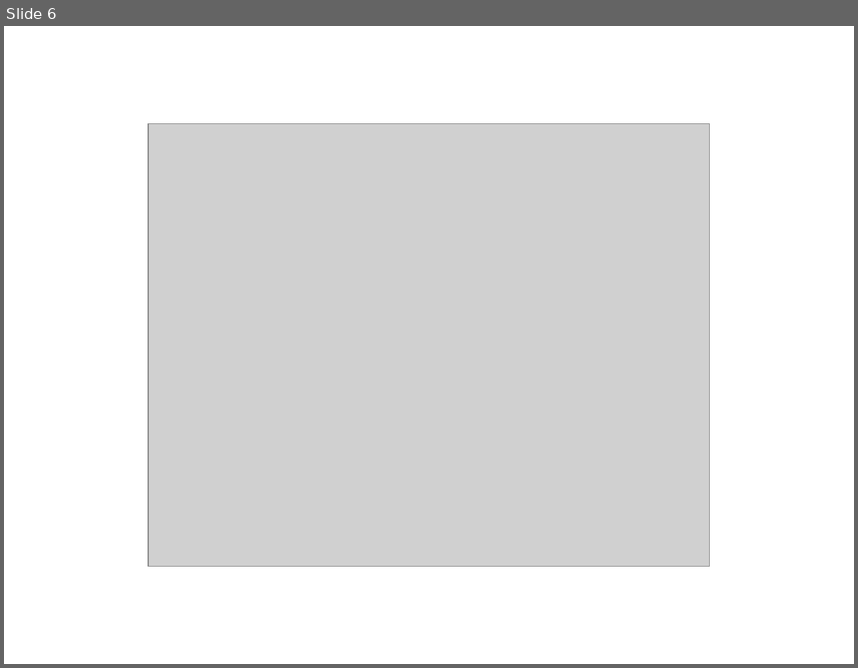
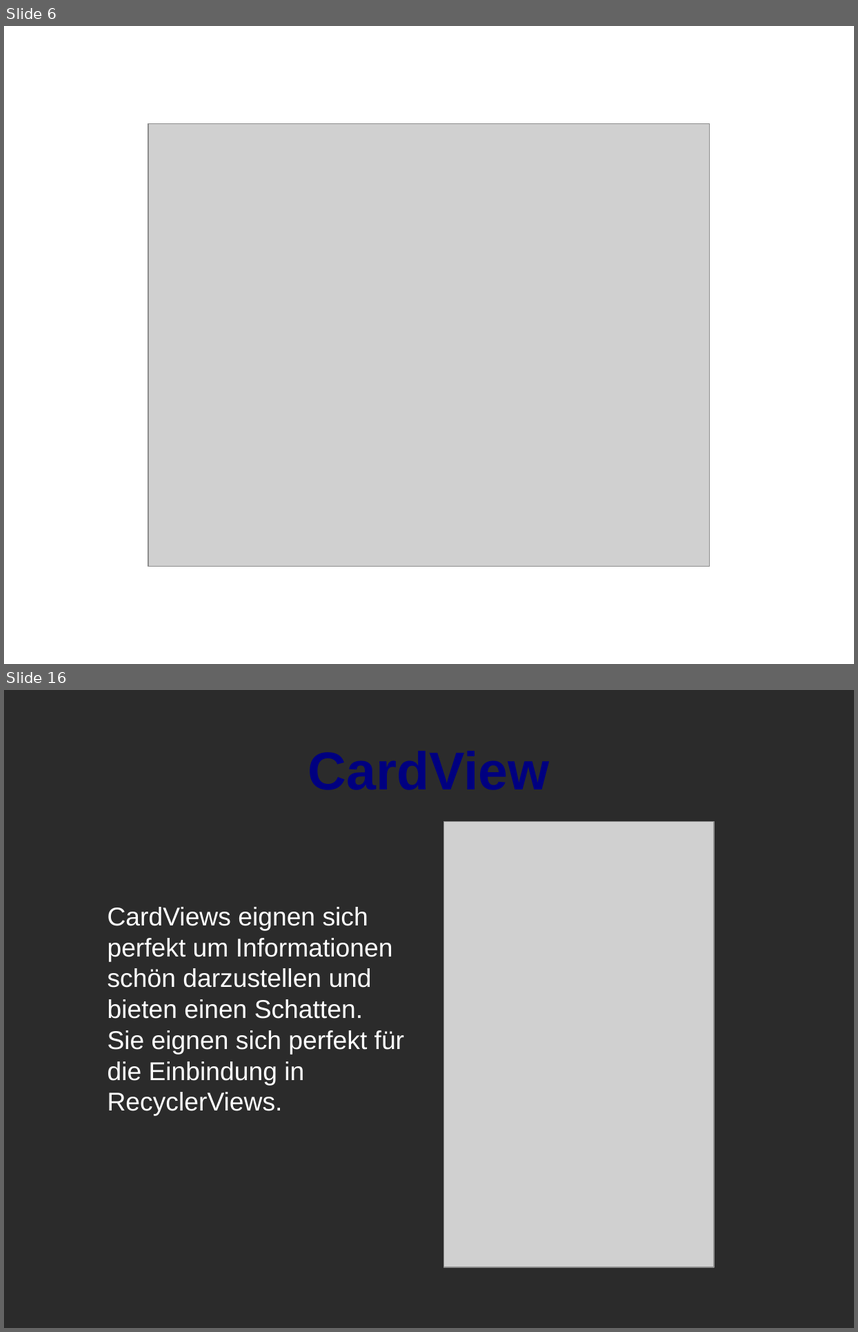
Before and after one commit to torkleyy/school-presentation, a slide deck: doc/presentation.odp. Shown one above the other, each under a label of ours: slide 6 before the commit, slides 6 and 16 after it; the slides between them are not shown. The pictures are 858x668 and 858x1332 pixels, drawn with LibreOffice and Linux fonts; fonts in the diff are those of the drawing; grey boxes stand for pictures; background and template pictures are left out; a plain dark background stands for a picture behind light text. Boxes give left, top, right and bottom in pixels: in the first picture for what was removed or moved away, otherwise in the second. Text is boxed around its words. In the diff, an @@ line names an element or a change of style, - is before the commit and + after.

```diff
--- a/doc/presentation.odp
+++ b/doc/presentation.odp
@@ slide 16 added at [4, 690, 854, 1328], background picture (left out) @@
@@ title added at [46, 716, 812, 822], 49.7 pt, text #000080, bold @@
+CardView
@@ picture added at [444, 821, 715, 1267] @@
@@ text added at [107, 907, 404, 1116], 24 pt, text #FFFFFF @@
+CardViews eignen sich perfekt um Informationen schön darzustellen und bieten einen Schatten.
+Sie eignen sich perfekt für die Einbindung in RecyclerViews.
```
Also in this commit, not shown: 4 slides changed, 11 other slides added, 2 slides removed, 2 other files.
